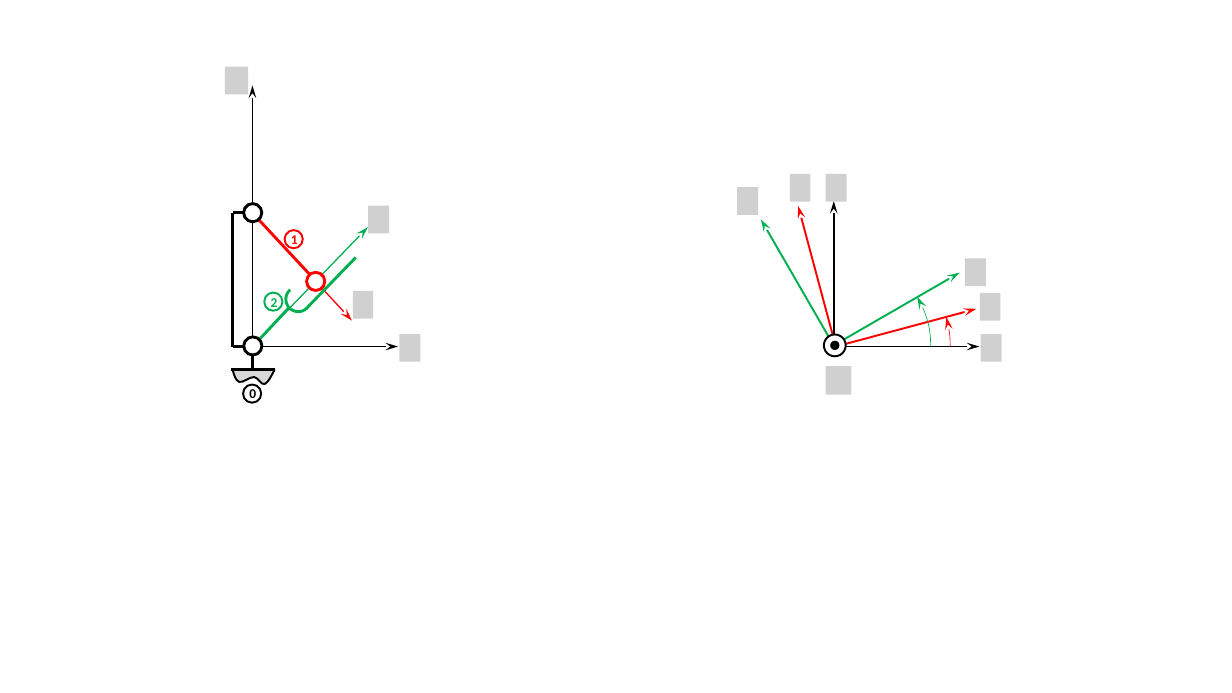
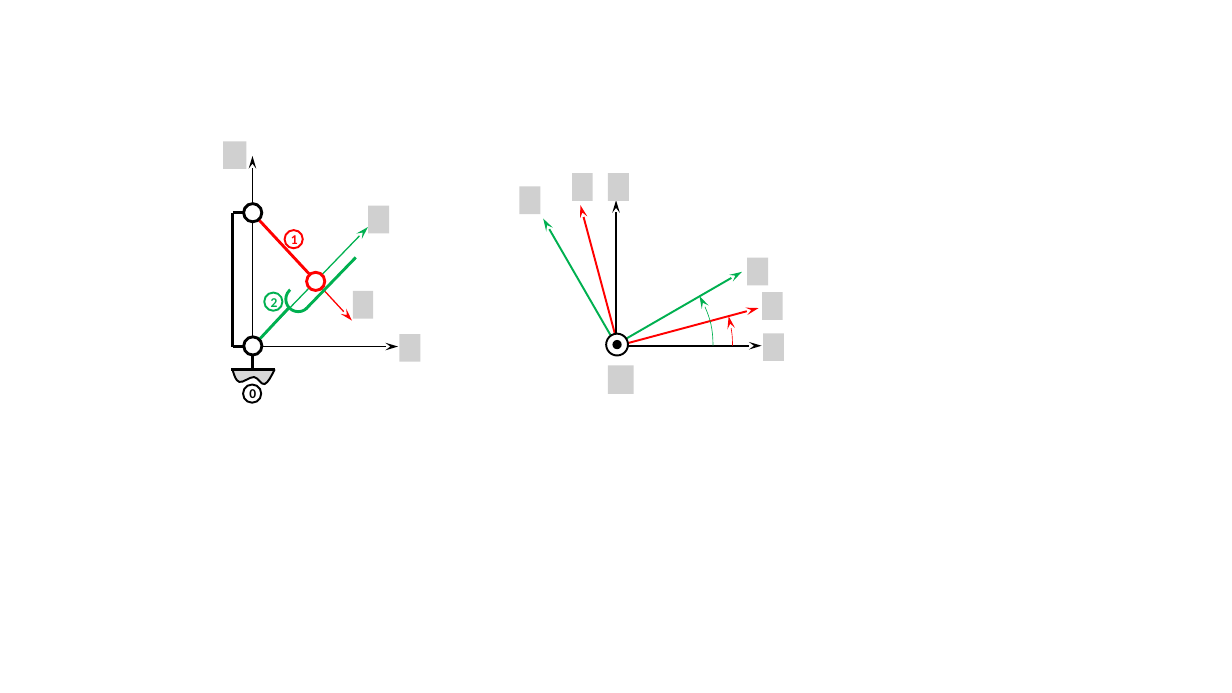
Before and after one commit to xpessoles/ExercicesCompetences, a slide deck: slide 15 of MecanismesDeBase/Figures.pptx. Drawn at 1232x693 pixels with LibreOffice and Linux fonts; fonts in the diff are those of the drawing; grey boxes stand for pictures; background and template pictures are left out. Boxes give left, top, right and bottom in pixels: in the first picture for what was removed or moved away, otherwise in the second. Text is boxed around its words. In the diff, an @@ line names an element or a change of style, - is before the commit and + after.

```diff
--- a/MecanismesDeBase/Figures.pptx
+++ b/MecanismesDeBase/Figures.pptx
@@ picture removed at (225,67,248,94) @@
@@ picture added at (224,141,247,169) @@
@@ arrow moved from (252, 347) - (252, 86) to (252, 347) - (252, 156) @@
@@ picture added at (572,173,592,201) @@
@@ picture added at (608,173,629,201) @@
@@ picture removed at (790,174,811,201) @@
@@ picture removed at (826,174,848,201) @@
@@ picture added at (519,187,541,214) @@
@@ picture removed at (738,188,759,215) @@
@@ arc (boxed as its full ellipse): place and size @@
-arc (boxed as its full ellipse) at (717,230,950,463)
+arc (boxed as its full ellipse) at (500,229,733,462)
@@ picture added at (748,258,769,286) @@
@@ picture removed at (965,259,986,287) @@
@@ picture added at (762,292,783,320) @@
@@ picture removed at (980,293,1000,321) @@
@@ 6 arrows, 2 ellipses, 1 arc (boxed as its full ellipse): place and size @@
-6 arrows, 2 ellipses, 1 arc (boxed as its full ellipse) at (735,201,980,445)
+6 arrows, 2 ellipses, 1 arc (boxed as its full ellipse) at (517,201,762,444)
@@ picture added at (763,334,785,361) @@
@@ picture removed at (981,335,1002,362) @@
@@ picture added at (608,365,634,394) @@
@@ picture removed at (826,366,852,395) @@
```
Also in this commit, not shown: 14 other slides changed, 1 slide added, 37 other files.
